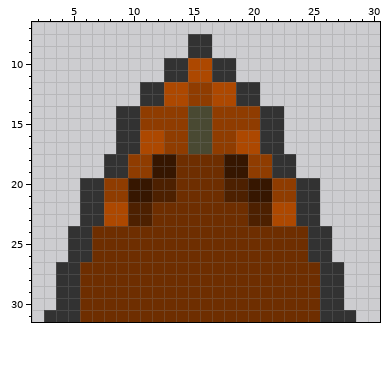
A pixel-art file gets an edit: assets/working/img/atk/horn.ase. Above, as it was before the edit.
32x32 pixels, 1 frame. Shown: x 2..30, y 7..31.
The result:
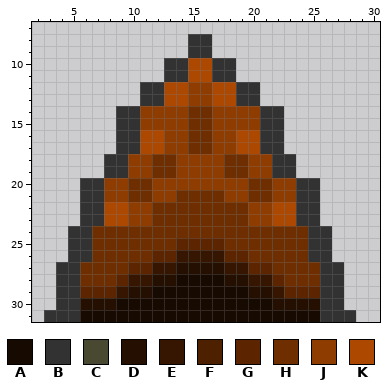
Palette (. is transparent): A #170a00  B #323232  C #494932  D #240f00  E #361600  F #4d2000  G #5c2500  H #6e2e00  J #8f3c00  K #ad4800
Diff:
@@ x 2..30 @@
 13 .........BBKKJJKKBB..........
-14 .......BBJJJJCCJJJJBB........
-15 .......BBJJJJCCJJJJBB........
-16 .......BBKKJJCCJJKKBB........
-17 .......BBKKJJCCJJKKBB........
-18 ......BBJJEEHHHHEEJJBB.......
-19 ......BBJJEEHHHHEEJJBB.......
-20 ....BBJJEEFFHHHHFFEEJJBB.....
-21 ....BBJJEEFFHHHHFFEEJJBB.....
-22 ....BBKKFFHHHHHHHHFFKKBB.....
-23 ....BBKKFFHHHHHHHHFFKKBB.....
+14 .......BBJJJJHHJJJJBB........
+15 .......BBJJJJHHJJJJBB........
+16 .......BBKKJJHHJJKKBB........
+17 .......BBKKJJHHJJKKBB........
+18 ......BBJJHHJJJJHHJJBB.......
+19 ......BBJJHHJJJJHHJJBB.......
+20 ....BBJJHHJJJJJJJJHHJJBB.....
+21 ....BBJJHHJJHHHHJJHHJJBB.....
+22 ....BBKKJJHHHHHHHHJJKKBB.....
+23 ....BBKKJJHHHHHHHHJJKKBB.....
 24 ...BBHHHHHHHHHHHHHHHHHHBB....
-25 ...BBHHHHHHHHHHHHHHHHHHBB....
-26 ...BBHHHHHHHHHHHHHHHHHHBB....
-27 ..BBHHHHHHHHHHHHHHHHHHHHBB...
-28 ..BBHHHHHHHHHHHHHHHHHHHHBB...
-29 ..BBHHHHHHHHHHHHHHHHHHHHBB...
-30 ..BBHHHHHHHHHHHHHHHHHHHHBB...
-31 .BBBHHHHHHHHHHHHHHHHHHHHBBB..
+25 ...BBHHHHHHHGGGGHHHHHHHBB....
+26 ...BBHHHHHGGEEEEGGHHHHHBB....
+27 ..BBHHHHGGEEDDDDEEGGHHHHBB...
+28 ..BBHHHGEEDDAAAADDEEGHHHBB...
+29 ..BBGGGEDDAAAAAAAADDEGGGBB...
+30 ..BBDDDAAAAAAAAAAAAADDDDBB...
+31 .BBBAAAAAAAAAAAAAAAAAAAABBB..
Boxes around the changes in both pictures, in picture pixels (x1, y1, x2, y2):
changed: (80, 106, 320, 322)
